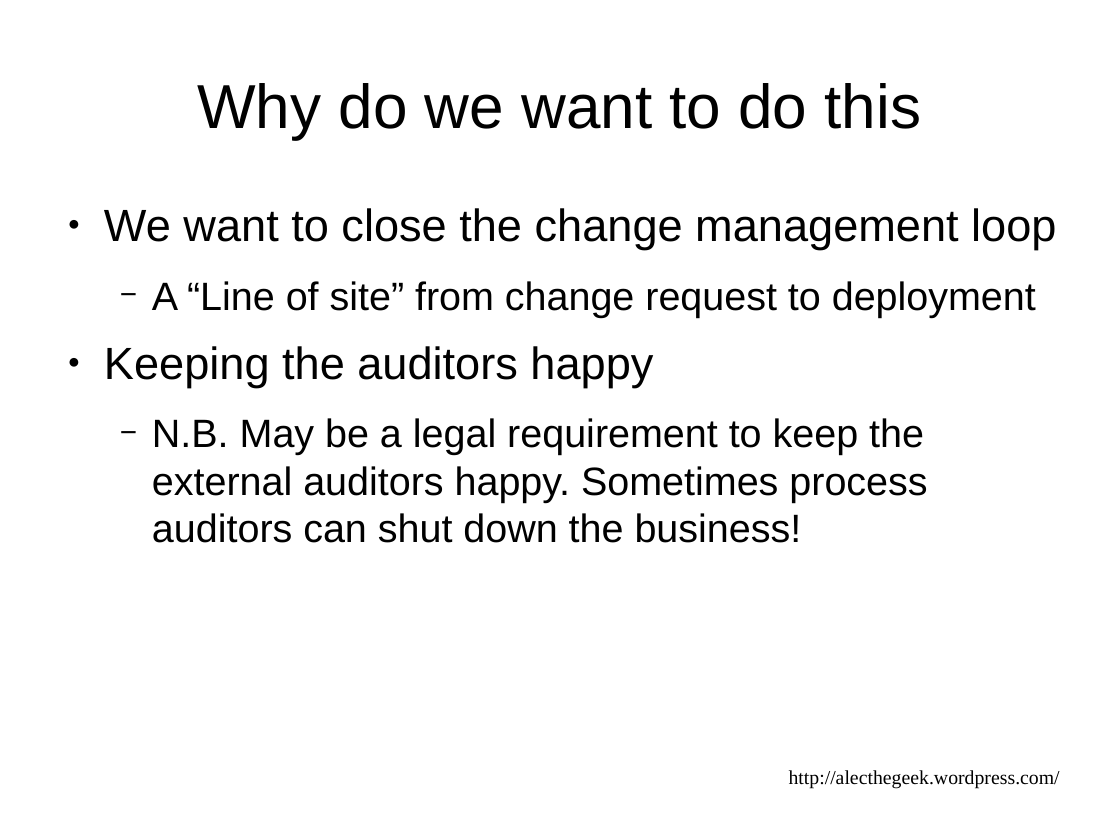
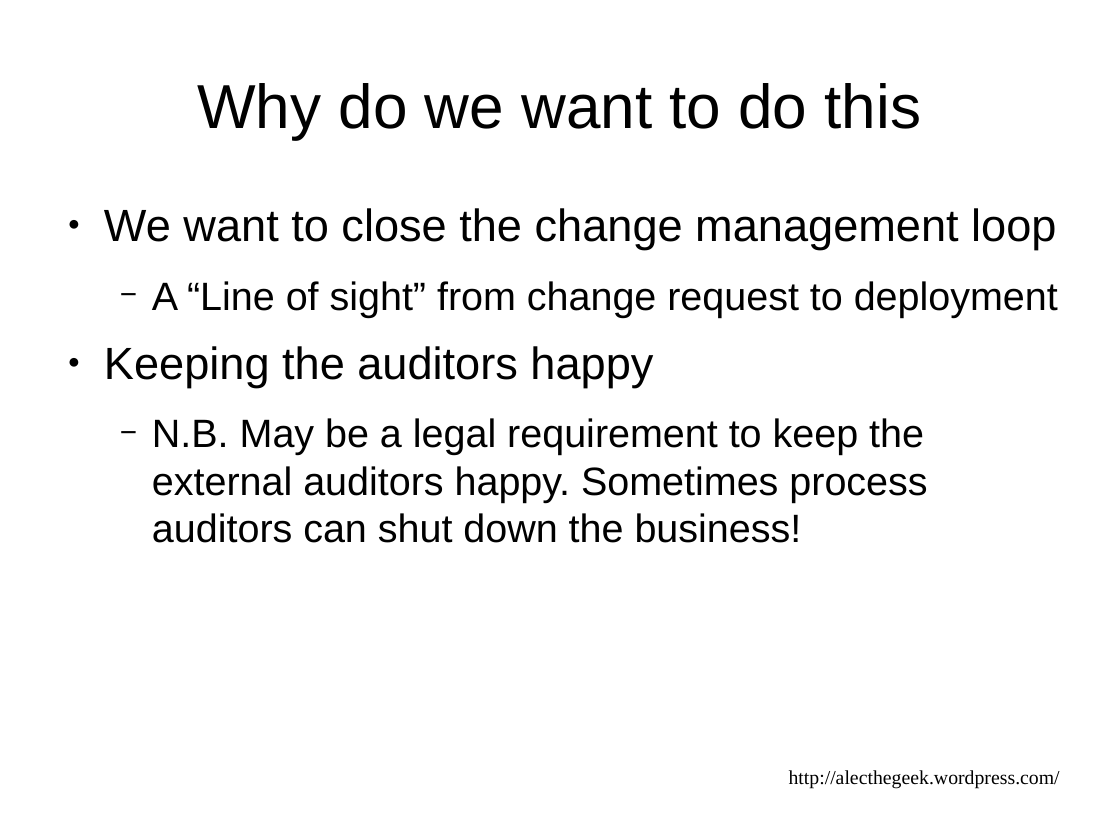
Before and after one commit to alecthegeek/gitbuilding, a slide deck: slide 16 of DevOpsDownUnderPresentation.odp (slide 17 before the commit). Drawn at 1120x840 pixels with LibreOffice and Linux fonts; fonts in the diff are those of the drawing. Boxes give left, top, right and bottom in pixels: in the first picture for what was removed or moved away, otherwise in the second. Text is boxed around its words. In the diff, an @@ line names an element or a change of style, - is before the commit and + after.

```diff
--- a/DevOpsDownUnderPresentation.odp
+++ b/DevOpsDownUnderPresentation.odp
@@ text at box(152, 281, 1058, 317): text changed @@
-  − A “Line of site” from change request to deployment
+  − A “Line of sight” from change request to deployment
```
Also in this commit, not shown: 15 other slides changed, 2 slides removed.
